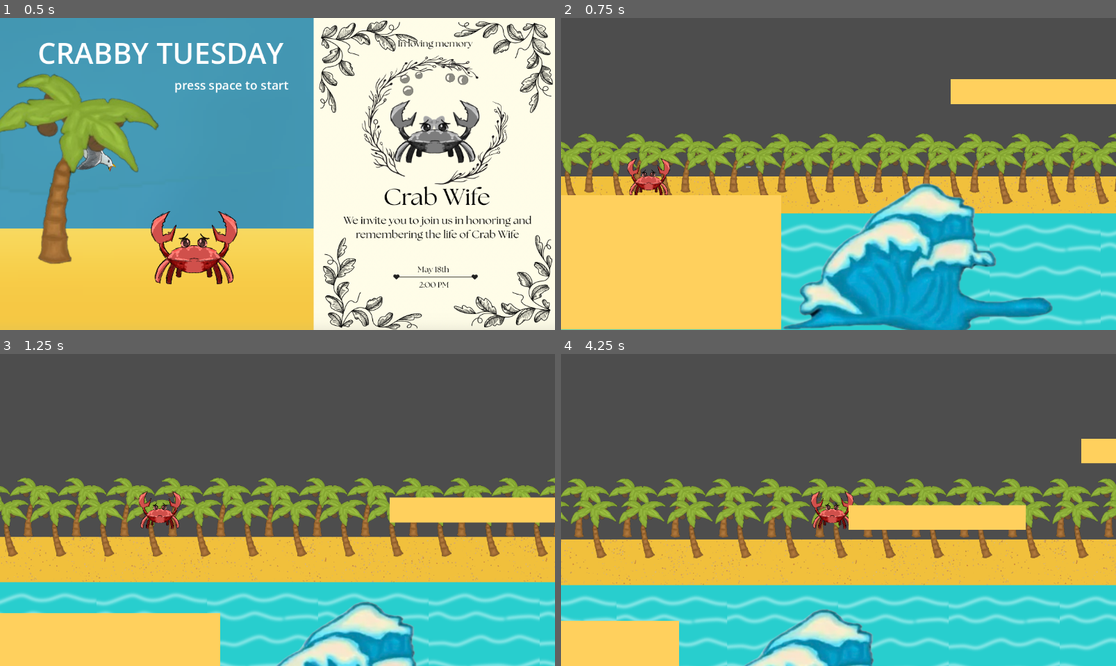
Above: before the commit, frames 1-4 (two rows, left to right).
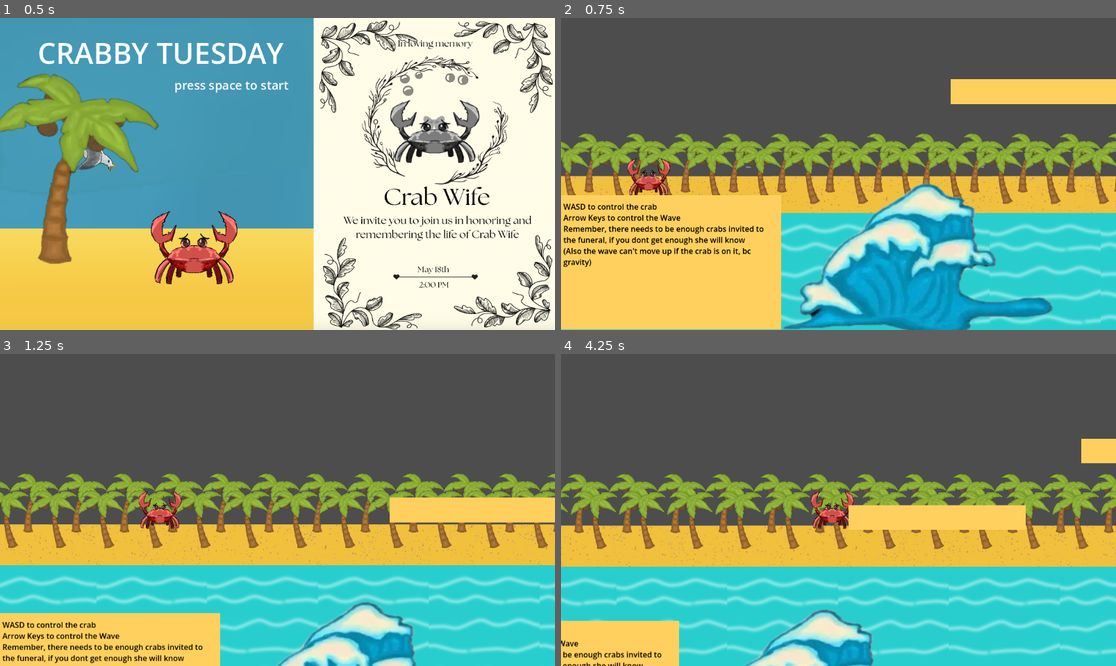
Above: after the commit, the same moments.

Repository: CISC204-S26/final-project-team-3
Game: Godot game, scene res://start.tscn
The game is run twice, just before and just after one commit, with the same random seed, the same clock (stepped at 60 frames per second) and the same inputs. A sky picture missing from this copy of the repository is replaced by a grey-blue gradient.
Inputs:
- Up to frame 1 (0.5 s): no input
- Up to frame 2 (0.75 s): tap Space (start) at 0.5 s; hold D (Crab right) from 0.53 s (still down); hold Space (start) from 0.53 s (still down)
- Up to frame 3 (1.25 s): keep holding D (Crab right); keep holding Space (start); tap Enter (ui_accept) at 0.77 s
- Up to frame 4 (4.25 s): release Space (start) at 1.28 s; tap E (interact) at 1.35, 3.6 s; tap Enter (ui_accept) at 1.52, 2.75, 3.02, 3.77 s; tap Space (start) at 1.55, 2.85 s; release D (Crab right) at 2.03 s; hold A (Crab left) 2.03-2.78 s; hold Space (start) 2.03-2.78 s; hold D (Crab right) from 2.78 s (still down); hold Space (start) from 3.53 s (still down)

Frame 1 is identical in both runs. In frame 2, 2.0% of the frame differs, in the area x 0-100%, y 40-80%; in frame 3, 24%; in frame 4, 24%, in the area x 0-100%, y 38-100%.

Commit message:
last minute things

Diff:
--- a/final_project_all_together_now/background.tscn
+++ b/final_project_all_together_now/background.tscn
@@ -18,7 +18,7 @@
 texture = ExtResource("1_splo0")
 
 [node name="sand" type="Parallax2D" parent="." unique_id=1836004249]
-scroll_scale = Vector2(0.3, 0.3)
+scroll_scale = Vector2(0.3, 0.15)
 repeat_size = Vector2(458.1, 0)
 repeat_times = 10
 
@@ -28,7 +28,7 @@
 texture = ExtResource("2_eq6nc")
 
 [node name="trees" type="Parallax2D" parent="." unique_id=2048659250]
-scroll_scale = Vector2(0.1, 0.1)
+scroll_scale = Vector2(0.1, 0.05)
 repeat_size = Vector2(100, 0)
 repeat_times = 50
 
@@ -38,7 +38,7 @@
 texture = ExtResource("3_bpugw")
 
 [node name="trees2" type="Parallax2D" parent="." unique_id=33864431]
-scroll_scale = Vector2(0.2, 0.2)
+scroll_scale = Vector2(0.2, 0.1)
 repeat_size = Vector2(100, 0)
 repeat_times = 50
 
@@ -49,7 +49,7 @@
 texture = ExtResource("3_bpugw")
 
 [node name="water" type="Parallax2D" parent="." unique_id=1153932289]
-scroll_scale = Vector2(0.4, 0.4)
+scroll_scale = Vector2(0.4, 0.2)
 repeat_size = Vector2(230, 0)
 repeat_times = 20
 
--- a/final_project_all_together_now/level_one.tscn
+++ b/final_project_all_together_now/level_one.tscn
@@ -117,6 +117,18 @@
 [node name="background" parent="." unique_id=1548312234 instance=ExtResource("5_xsnk2")]
 z_index = -1
 
+[node name="RichTextLabel" type="RichTextLabel" parent="." unique_id=1041719315]
+offset_left = 5.0
+offset_top = 377.0
+offset_right = 444.0
+offset_bottom = 566.0
+theme_override_colors/default_color = Color(0, 0, 0, 1)
+text = "WASD to control the crab
+Arrow Keys to control the Wave
+Remember, there needs to be enough crabs invited to
+the funeral, if you dont get enough she will know
+(Also the wave can't move up if the crab is on it, bc gravity)"
+
 [connection signal="body_entered" from="crab boundary" to="." method="_on_crab_boundary_body_entered"]
 [connection signal="body_entered" from="crab boundary" to="crab" method="_on_crab_boundary_body_entered"]
 [connection signal="body_entered" from="crab boundary" to="crab boundary" method="_on_body_entered"]
